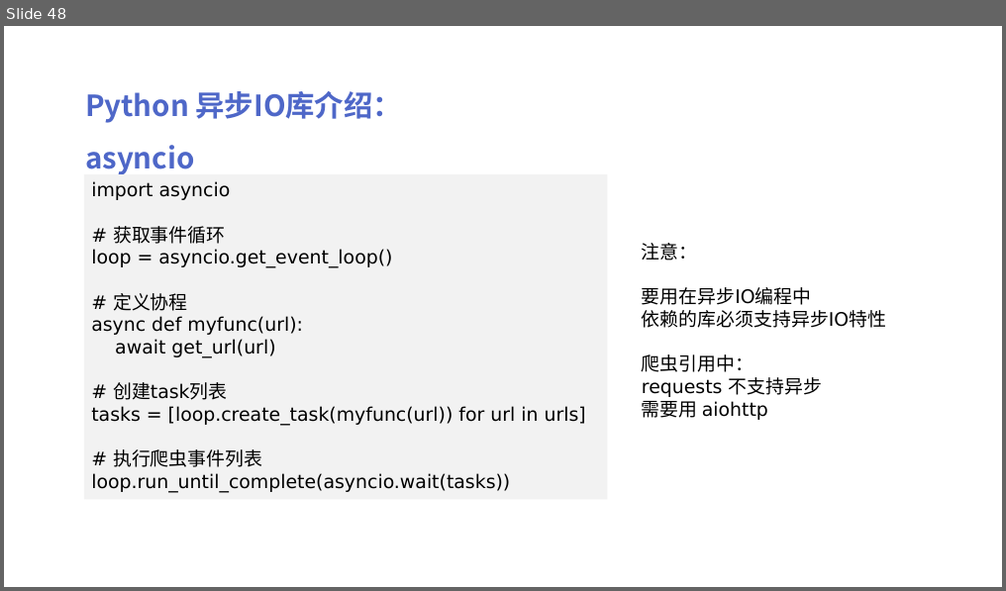
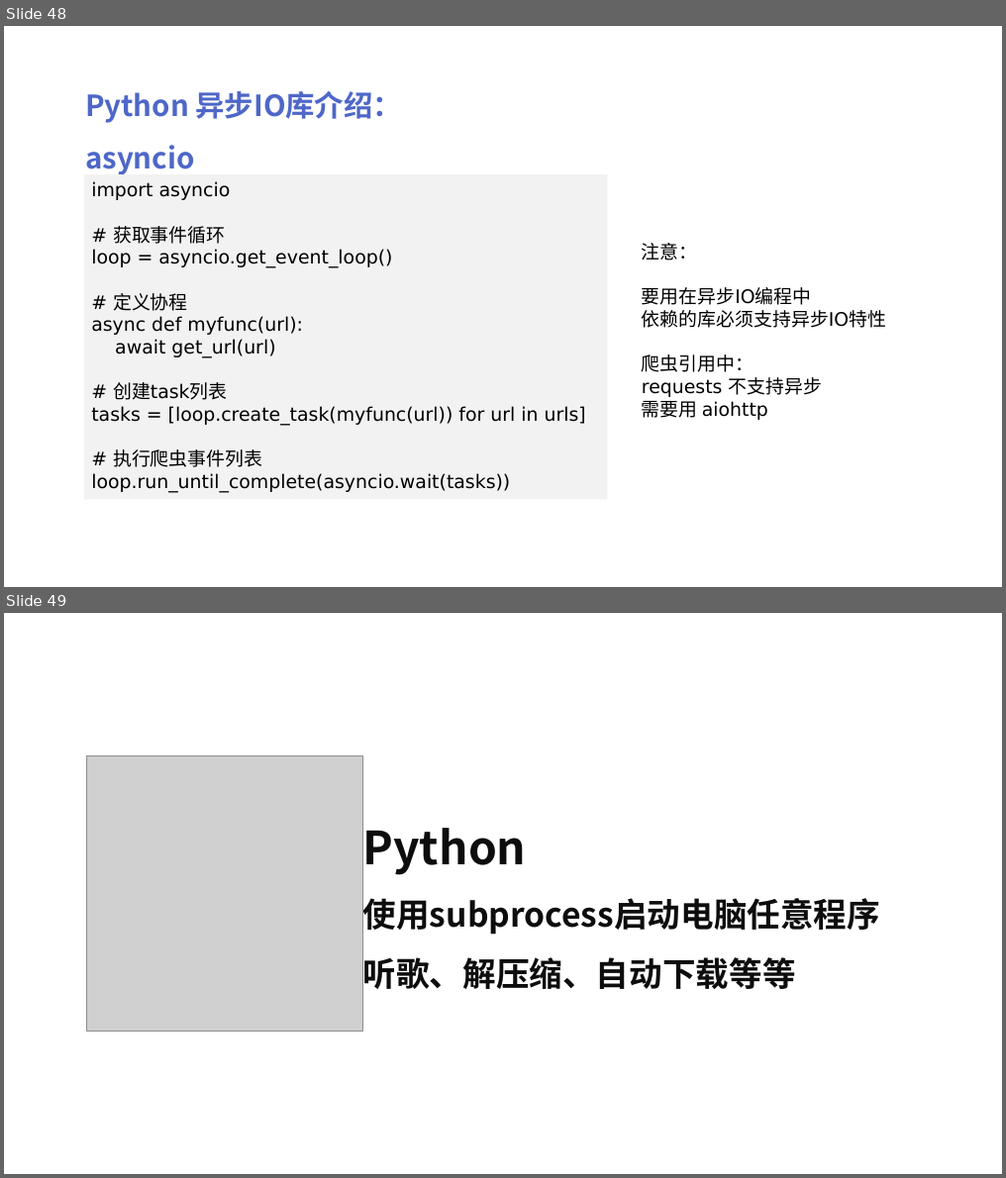
Before and after one commit to peiss/ant-learn-python-concurrent, a slide deck: Python并发编程简介.pptx. Shown one above the other, each under a label of ours: slide 48 before the commit, slides 48 and 49 after it. The pictures are 1006x591 and 1006x1178 pixels, drawn with LibreOffice and Linux fonts; fonts in the diff are those of the drawing; grey boxes stand for pictures. Boxes give left, top, right and bottom in pixels: in the first picture for what was removed or moved away, otherwise in the second. Text is boxed around its words. In the diff, an @@ line names an element or a change of style, - is before the commit and + after.

```diff
--- a/Python并发编程简介.pptx
+++ b/Python并发编程简介.pptx
@@ slide 49 added at [4, 613, 1002, 1174], background #FFFFFF @@
@@ picture added at [87, 756, 363, 1032] @@
@@ text added at [363, 828, 881, 989], 32 pt, text #0D0D0D, bold @@
+Python
+使用subprocess启动电脑任意程序
+听歌、解压缩、自动下载等等
```
Also in this commit, not shown: 3 other slides added, 2 other files.
